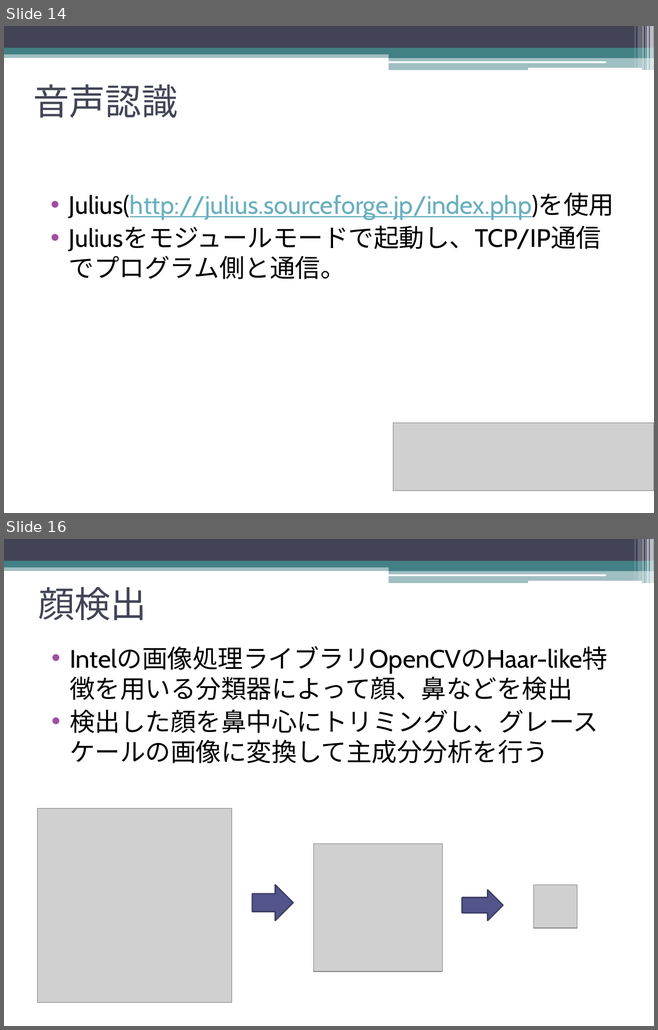
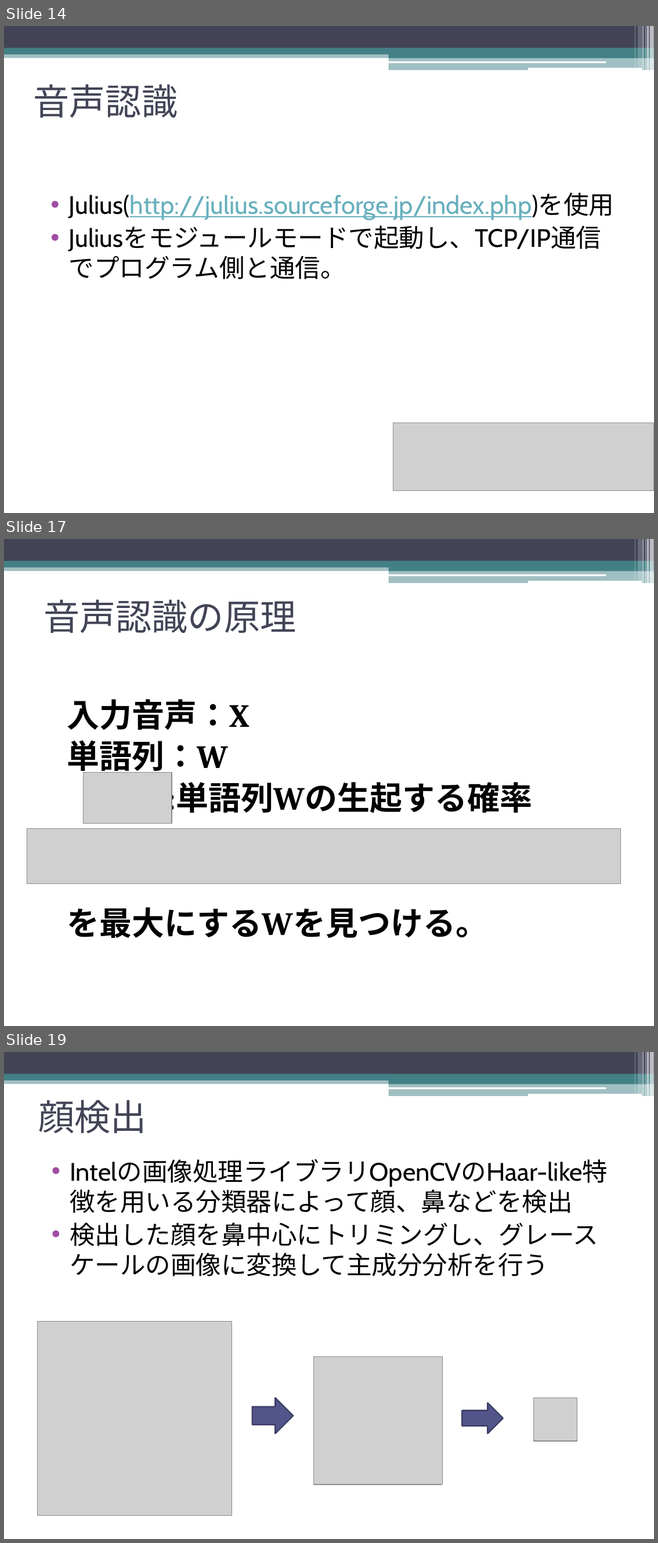
Before and after one commit to Shell-Wataru/AutoRecognition, a slide deck: RecogSlide.pptx. Shown one above the other, each under a label of ours: slides 14 and 16 before the commit, slides 14, 17 and 19 after it; the slides between them are not shown. The pictures are 658x1030 and 658x1543 pixels, drawn with LibreOffice and Linux fonts; fonts in the diff are those of the drawing; grey boxes stand for pictures. Boxes give left, top, right and bottom in pixels: in the first picture for what was removed or moved away, otherwise in the second. Text is boxed around its words. In the diff, an @@ line names an element or a change of style, - is before the commit and + after.

```diff
--- a/RecogSlide.pptx
+++ b/RecogSlide.pptx
@@ slide 17 added at (x1=4, y1=539, x2=654, y2=1026), background #FFFFFF; not listed: 13 template elements that a slide beside it also shows @@
@@ title added at (x1=43, y1=599, x2=296, y2=633), 40 pt, text #424456 @@
+音声認識の原理
@@ text added at (x1=67, y1=699, x2=532, y2=938), 36 pt, text #000000, bold @@
+入力音声：X
+単語列：W
+:単語列Wの生起する確率
+を最大にするWを見つける。
@@ picture added at (x1=83, y1=772, x2=172, y2=824) @@
@@ picture added at (x1=27, y1=829, x2=620, y2=884) @@
@@ what was slide 16 is now slide 19 @@
```
Also in this commit, not shown: 6 slides changed, 3 other slides added, 1 slide removed.
